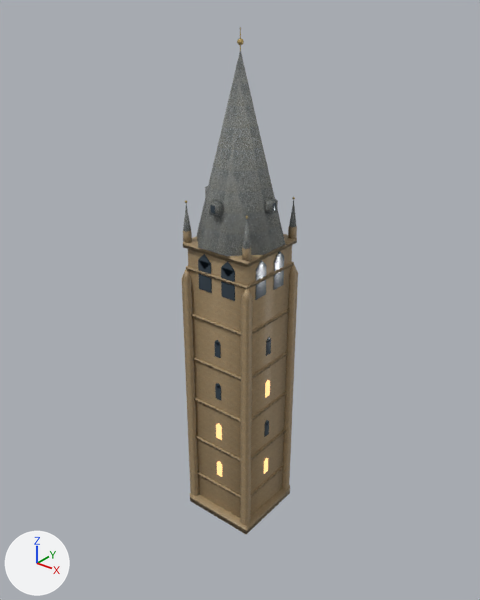
The glTF model game/voxario/Eryndor/Assets/Models/valoria/city/tower_c.glb, before and after one commit.
One viewpoint serves both versions: a 50 mm camera at (52.5, -65.6, 76.5) aimed at (-1.1, 1.3, 35.0). Lighting does not change. The marker at lower left points along +X, +Y and +Z. The older version comes first. Vertices at exactly the same position are counted once.

In view in the first picture: 'tower_c'.
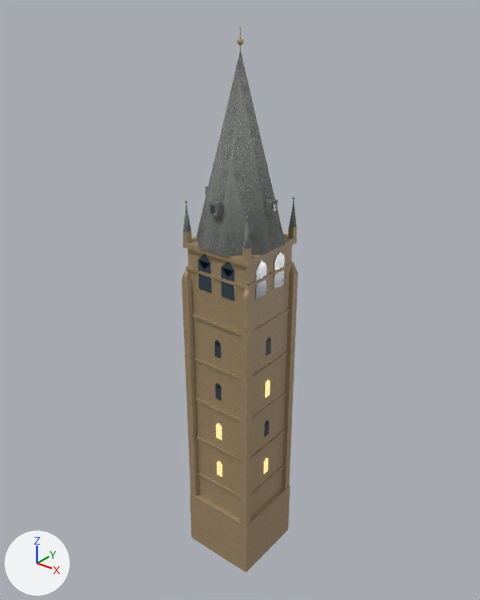
Diff of the bpy script that builds the scene:
```diff
--- a/game/voxario/Eryndor/Assets/Models/valoria/city/tower_c.glb.py
+++ b/game/voxario/Eryndor/Assets/Models/valoria/city/tower_c.glb.py
@@ me_tower_c @@
 # used by ob_tower_c; location = (0.0, 0.0, 0.0)
 # before: 0 (5.8, 5.8, 0.0) at pixel (289, 493), 3 (5.8, -5.8, 0.0) at pixel (246, 534), 4 (-5.8, -5.8, 0.0) at pixel (190, 501), 7 (-5.8, 5.8, 0.0)
-me_tower_c.from_pydata(...)  # 1017 vertices, 1588 faces; spans x -5.8..5.8, y -5.8..5.8, z 0.0..71.2
+me_tower_c.from_pydata(...)  # 1017 vertices, 1588 faces; spans x -5.8..5.8, y -5.8..5.8, z -8.0..71.2
+# me_tower_c part 1
+for i in [0, 3, 4, 7]: me_tower_c.vertices[i].co += Vector((0.0, 0.0, -8.0))
+# me_tower_c part 2: 856 of the faces centred in x -5.8..5.8, y -5.8..5.8, z 0.0..51.2 are now shaded flat
 me_tower_c.materials.append(mat_limestone)
```

Where the change shows, as pixel boxes (x1, y1, x2, y2) in the pictures (480 x 600 px; the box of a moved part takes in the faces that stretch with it):
'tower_c', reshaped, shading changed (7% taller): before (182, 27, 298, 534); after (182, 27, 298, 572)
part 1 of me_tower_c, moved or reshaped: before (190, 486, 290, 534); after (190, 486, 290, 572)
part 2 of me_tower_c, shading changed: before (183, 200, 297, 534); after (183, 200, 297, 572)
